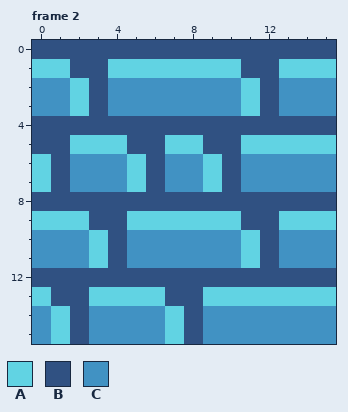
Pixel-art file -- Assets/Textures/Sprite-0001.aseprite. Above: the version before the commit.
16x16 pixels, 2 frames. Shown: frame 2.
Palette (. is transparent): A #61d3e3  B #305182  C #4192c3
Pixels before, frame 2, first column x 0:
 0 BBBBBBBBBBBBBBBB
 1 AABBAAAAAAABBAAA
 2 CCABCCCCCCCABCCC
 3 CCABCCCCCCCABCCC
 4 BBBBBBBBBBBBBBBB
 5 BBAAABBAABBAAAAA
 6 ABCCCABCCABCCCCC
 7 ABCCCABCCABCCCCC
 8 BBBBBBBBBBBBBBBB
 9 AAABBAAAAAABBAAA
10 CCCABCCCCCCABCCC
11 CCCABCCCCCCABCCC
12 BBBBBBBBBBBBBBBB
13 ABBAAAABBAAAAAAA
14 CABCCCCABCCCCCCC
15 CABCCCCABCCCCCCC
And afterwards:
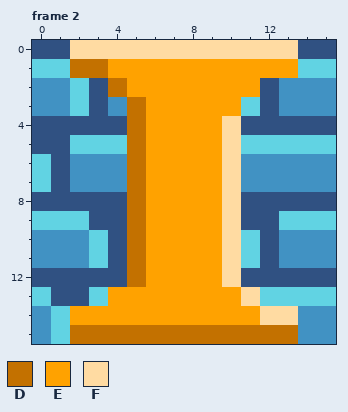
Colours new in this view: D #c37100  E #ffa200  F #ffdba2
Difference:
Frame 2:
y 0: x 2..13 BBBBBBBBBBBB -> FFFFFFFFFFFF
y 1: x 2..13 BBAAAAAAABBA -> DDEEEEEEEEEE
y 2: x 4..11 CCCCCCCA -> DEEEEEEE
y 3: x 5..10 CCCCCC -> DEEEEE
y 4: x 5..10 BBBBBB -> DEEEEF
y 5: x 5..10 BBAABB -> DEEEEF
y 6..7: x 5..10 ABCCAB -> DEEEEF
y 8: x 5..10 BBBBBB -> DEEEEF
y 9: x 5..10 AAAAAA -> DEEEEF
y 10..11: x 5..10 CCCCCC -> DEEEEF
y 12: x 5..10 BBBBBB -> DEEEEF
y 13: x 4..11 AAABBAAA -> EEEEEEEF
y 14: x 2..13 BCCCCABCCCCC -> EEEEEEEEEEFF
y 15: x 2..13 BCCCCABCCCCC -> DDDDDDDDDDDD
